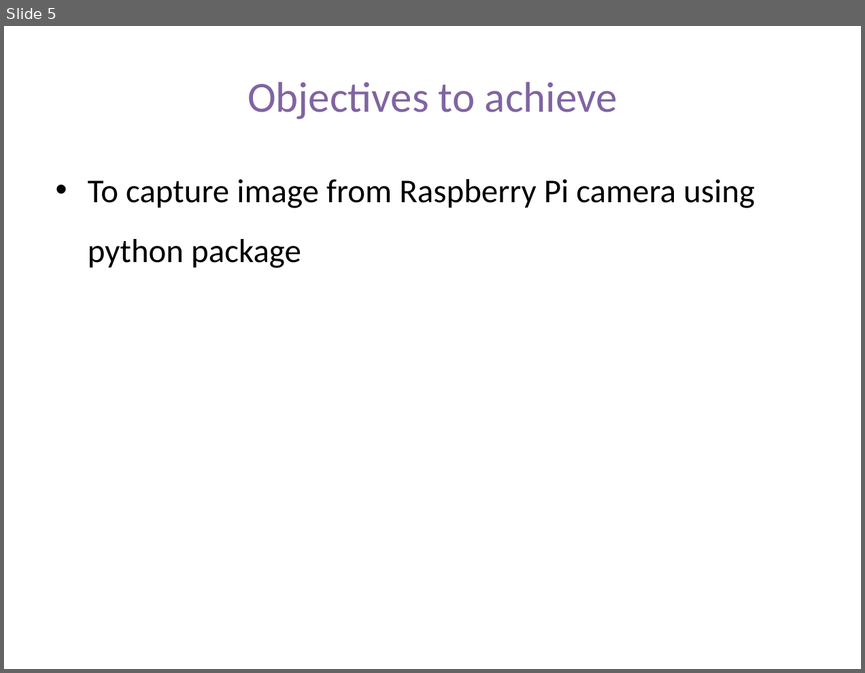
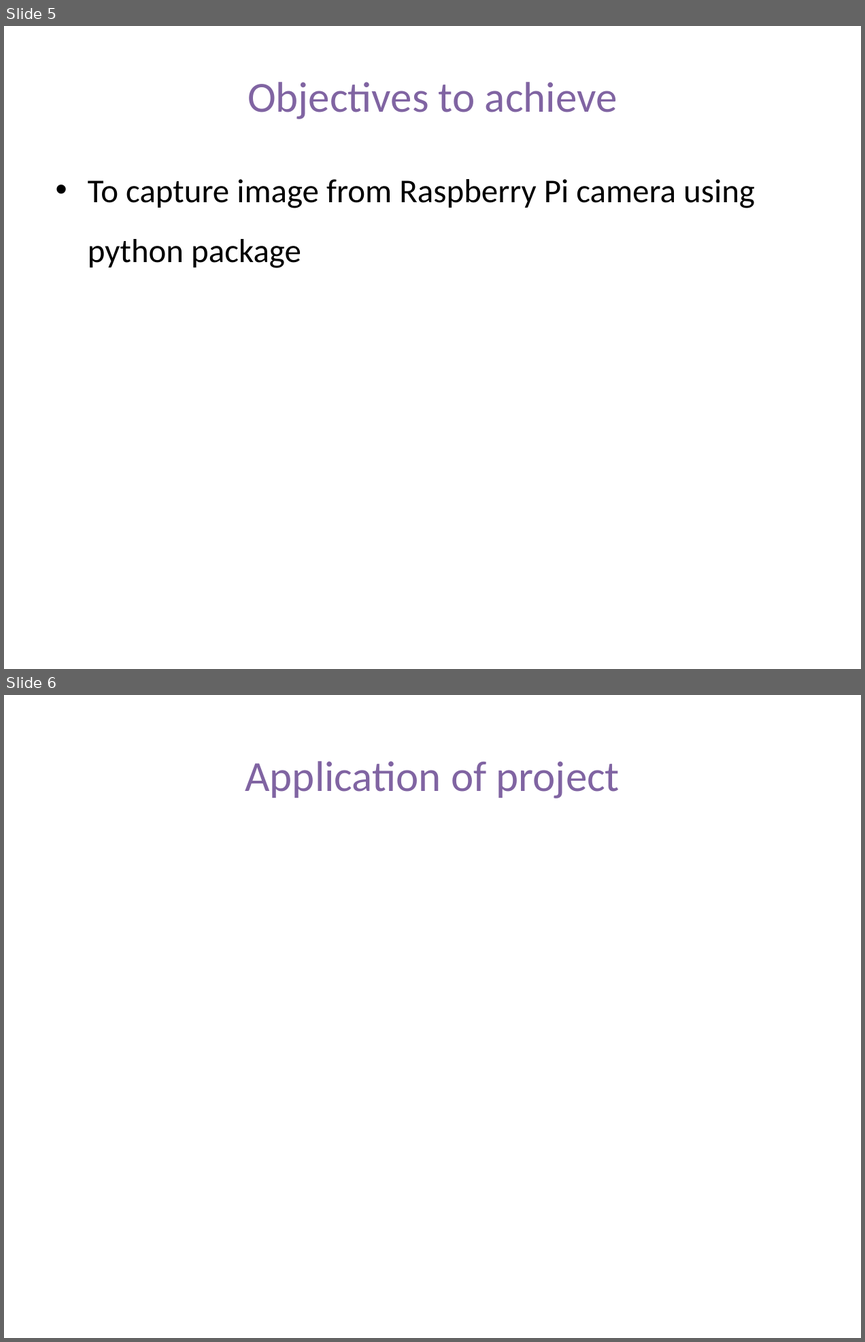
Before and after one commit to dayaniravi123/RaspberryPiBasedImageAcquisitionSystem, a slide deck: PPT_Raspberry_Pi_Based_Image_Acquisition_System.pptx. Shown one above the other, each under a label of ours: slide 5 before the commit, slides 5 and 6 after it. The pictures are 865x673 and 865x1342 pixels, drawn with LibreOffice and Linux fonts; fonts in the diff are those of the drawing. Boxes give left, top, right and bottom in pixels: in the first picture for what was removed or moved away, otherwise in the second. Text is boxed around its words. In the diff, an @@ line names an element or a change of style, - is before the commit and + after.

Commit message:
till analysis

```diff
--- a/PPT_Raspberry_Pi_Based_Image_Acquisition_System.pptx
+++ b/PPT_Raspberry_Pi_Based_Image_Acquisition_System.pptx
@@ slide 6 added at [4,695,861,1338], background #FFFFFF @@
@@ title added at [245,761,619,798], 36 pt, text #8064A2 @@
+Application of project
```
